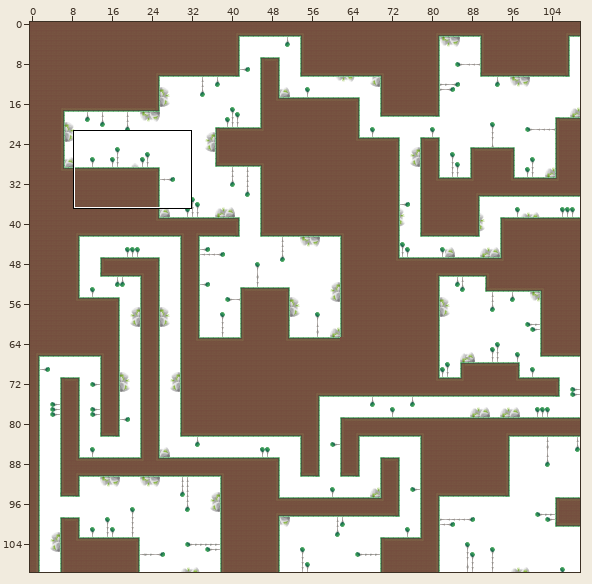
A Tiled map (JSON) gets an edit: src/assets/map/map.json. Above: a wide view before the commit, with the close-up outlined.
Close-up. The starting point:
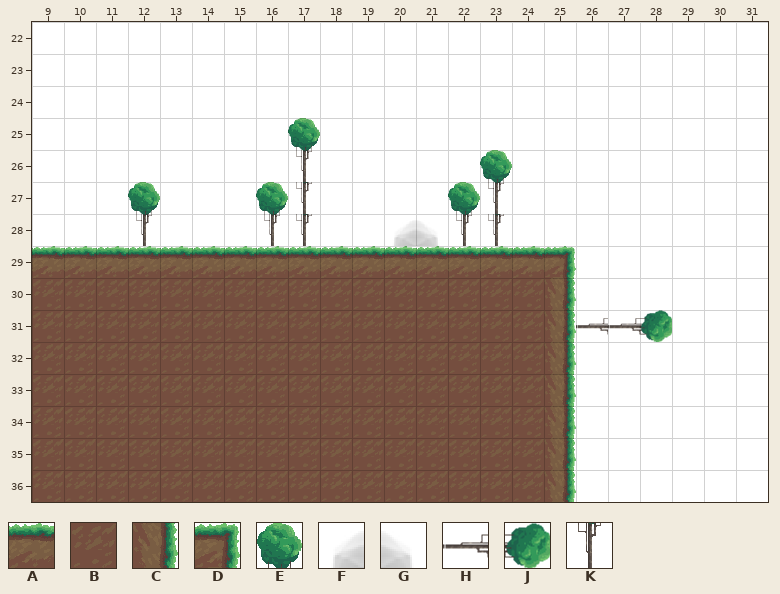
Cells are 45x45 px. Shown: x 9..31, y 22..36. The commit also changed other parts of the map, which this record leaves out.
Key: from "tileset": A 1, B 2, C 3, D 6, E 13, F 15, G 18, H 29, J 30, K 32.
_ is an empty cell.
Layer "Layer 1" before, first column x 9:
22 _______________________
23 _______________________
24 _______________________
25 ________E______________
26 ________K_____E________
27 ___E___EK____EK________
28 ___K___KK__FGKK________
29 AAAAAAAAAAAAAAAAD______
30 BBBBBBBBBBBBBBBBC______
31 BBBBBBBBBBBBBBBBCHHJ___
32 BBBBBBBBBBBBBBBBC______
33 BBBBBBBBBBBBBBBBC______
34 BBBBBBBBBBBBBBBBC______
35 BBBBBBBBBBBBBBBBC______
36 BBBBBBBBBBBBBBBBC______
And afterwards:
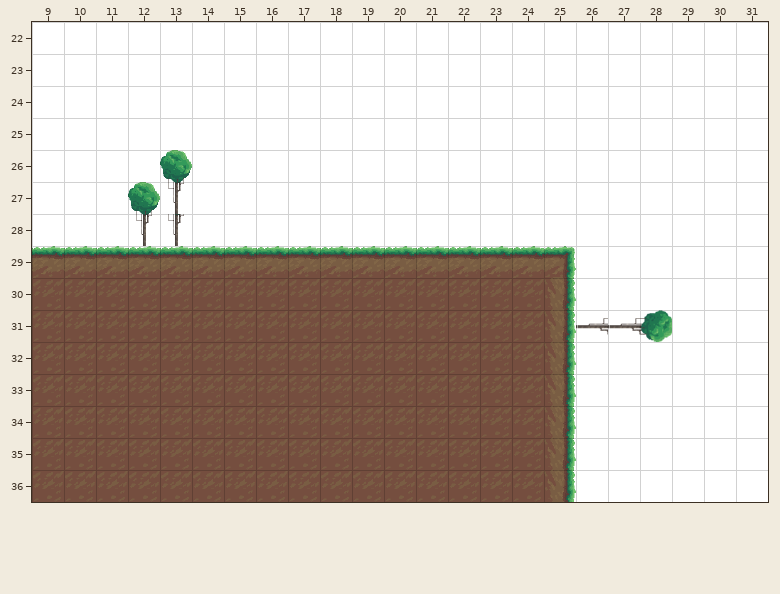
The exact change:
{"where": "layer \"Layer 1\""}
{"y":25,"x":17,"old":"E","new":"_"}
{"y":26,"x":13,"old":"_","new":"E"}
{"y":26,"x":17,"old":"K","new":"_"}
{"y":26,"x":23,"old":"E","new":"_"}
{"y":27,"x":13,"old":"_","new":"K"}
{"y":27,"x":16,"old":"EK","new":"__"}
{"y":27,"x":22,"old":"EK","new":"__"}
{"y":28,"x":13,"old":"_","new":"K"}
{"y":28,"x":16,"old":"KK","new":"__"}
{"y":28,"x":20,"old":"FGKK","new":"____"}
